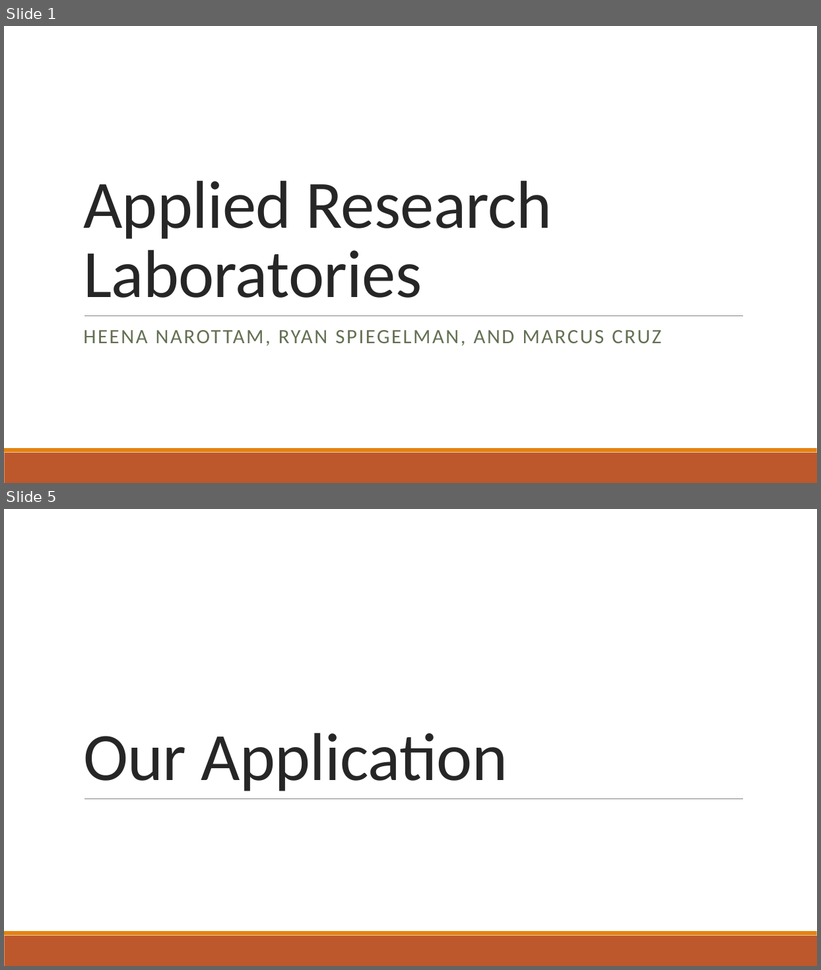
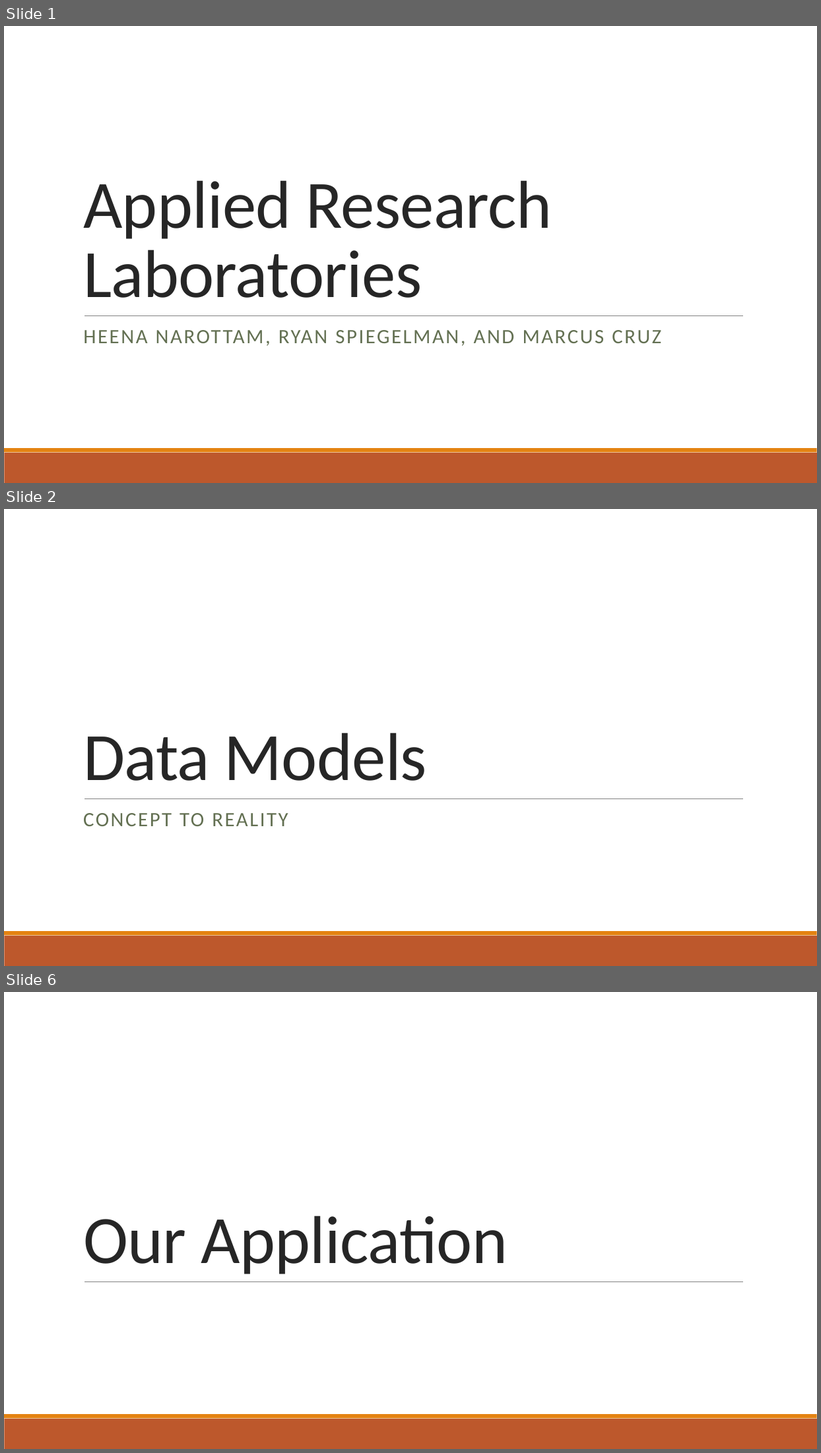
Before and after one commit to marktheperson/F15E4-ufos-are-real, a slide deck: Presentation.pptx. Shown one above the other, each under a label of ours: slides 1 and 5 before the commit, slides 1, 2 and 6 after it; the slides between them are not shown. The pictures are 821x970 and 821x1453 pixels, drawn with LibreOffice and Linux fonts; fonts in the diff are those of the drawing. Boxes give left, top, right and bottom in pixels: in the first picture for what was removed or moved away, otherwise in the second. Text is boxed around its words. In the diff, an @@ line names an element or a change of style, - is before the commit and + after.

Commit message:
zz

```diff
--- a/Presentation.pptx
+++ b/Presentation.pptx
@@ slide 2 added at bbox=[4, 509, 817, 966], background #FFFFFF; not listed: 3 template elements that a slide beside it also shows @@
@@ title added at bbox=[83, 733, 427, 781], 80 pt, text #262626 @@
+Data Models
@@ text added at bbox=[83, 813, 288, 826], 24 pt, text #637052 @@
+CONCEPT TO REALITY
@@ what was slide 5 is now slide 6 @@
```
Also in this commit, not shown: 3 other slides added, 3 slides removed.
